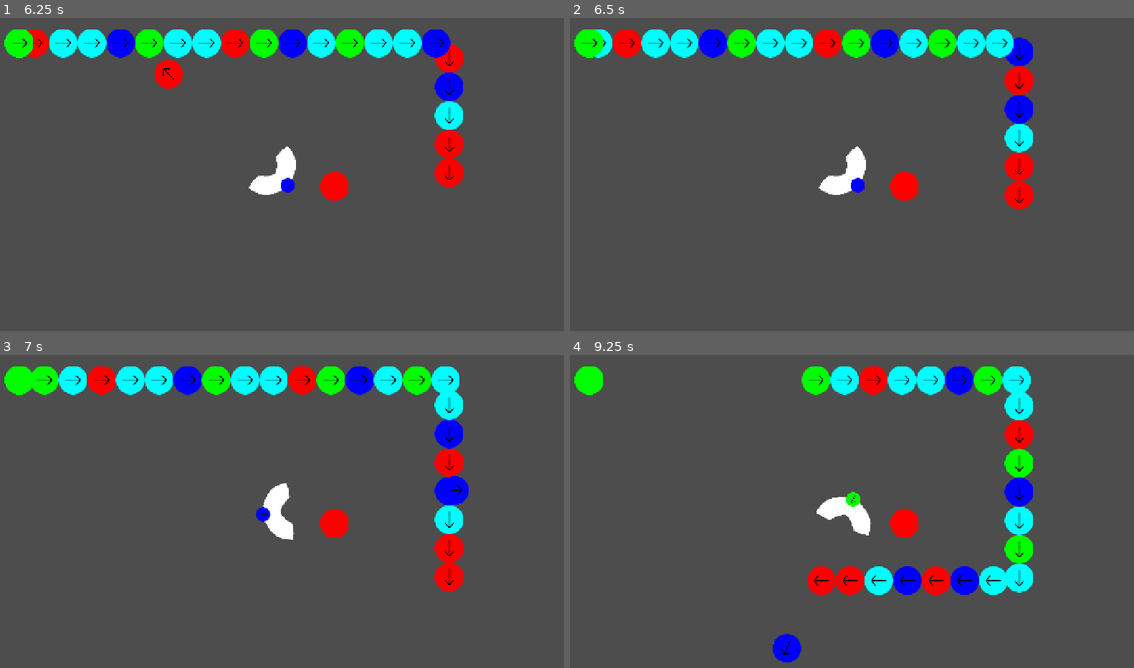
Above: before the commit, frames 1-4 (two rows, left to right).
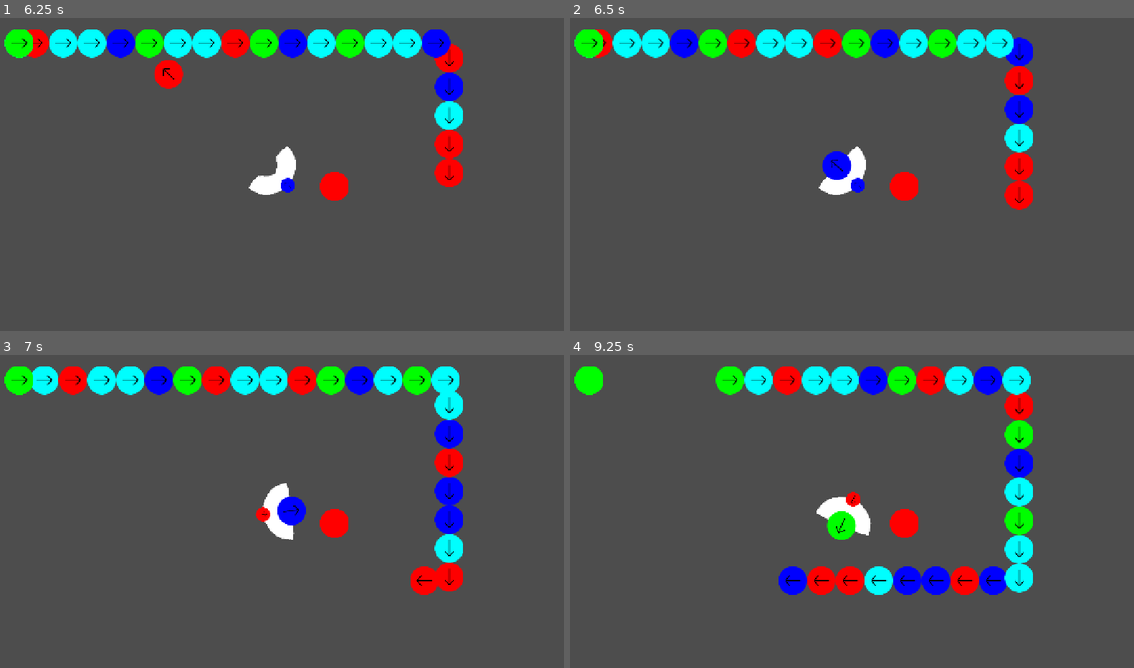
Above: after the commit, the same moments.

Repository: Ideal-Void/regulaean-regulation
Game: Godot game, scene res://scenes/level.tscn
Two runs of this game, one before a commit and one after it. Both use one fixed random seed, a clock stepped at 60 frames per second and the inputs below.
Inputs (mouse positions are in pixels of both pictures, inside the frame that each line leads up to):
- Up to frame 1 (6.25 s): tap Enter at 0.5 s; move the mouse to (406, 158) at 0.52 s; click (406, 158) at 0.6 s; move the mouse to (163, 190) at 1.27 s; right-click (163, 190) at 1.35 s; click (163, 190) at 1.42 s; move the mouse to (332, 105) at 2.02 s; click (332, 105) at 2.1 s; move the mouse to (248, 240) at 2.77 s; right-click (248, 240) at 2.85 s; click (248, 240) at 2.92 s; move the mouse to (451, 224) at 3.52 s; click (451, 224) at 3.6 s; move the mouse to (107, 127) at 4.27 s; right-click (107, 127) at 4.35 s; click (107, 127) at 4.42 s; move the mouse to (304, 174) at 5.02 s; click (304, 174) at 5.1 s; move the mouse to (191, 96) at 5.77 s; right-click (191, 96) at 5.85 s; click (191, 96) at 5.92 s
- Up to frame 2 (6.5 s): no input
- Up to frame 3 (7 s): move the mouse to (406, 495) at 6.52 s; click (406, 495) at 6.6 s
- Up to frame 4 (9.25 s): move the mouse to (733, 527) at 7.27 s; right-click (733, 527) at 7.35 s; click (733, 527) at 7.42 s; move the mouse to (902, 442) at 8.02 s; click (902, 442) at 8.1 s; move the mouse to (818, 577) at 8.77 s; right-click (818, 577) at 8.85 s; click (818, 577) at 8.92 s

Frame 1 is identical in both runs. In frame 2, 2.0% of the frame differs, in the area x 0-50%, y 3-52%; in frame 3, 4.0%; in frame 4, 7.9%, in the area x 25-83%, y 3-99%.

Commit message:
MARBLES NOW LAND IN THE CHAIN

Diff:
--- a/game.gd
+++ b/game.gd
@@ -8,6 +8,7 @@
 var difficulty_modifier : int = 0
 signal level_begin
 signal level_end
+signal marble_entering_chain
 
 # Called when the node enters the scene tree for the first time.
 func _ready():
--- a/scripts/marble.gd
+++ b/scripts/marble.gd
@@ -10,7 +10,6 @@
 var speed: int
 var chain_index = -1
 signal finished
-signal entering_chain
 
 func new_color():
 	return colors[randi_range(0,max_colors)]
@@ -36,11 +35,9 @@
 func _process(_delta: float) -> void:
 	pass
 
-func _on_area_entered(body: Area2D) -> void:
-	if body is Marble:
-		if body.state == "rolling" and state == "flying":
-			print("Hit!")
-			entering_chain.emit()
+func _on_area_entered(body: Marble) -> void:
+	if body.state == "rolling" and state == "flying":
+		Game.marble_entering_chain.emit(body, self)
 
 func _on_visible_on_screen_notifier_2d_screen_exited() -> void:
 	finished.emit()
--- a/scripts/marble_chain.gd
+++ b/scripts/marble_chain.gd
@@ -10,6 +10,7 @@
 # Called when the node enters the scene tree for the first time.
 func _ready() -> void:
 	Game.level_end.connect(_on_level_end)
+	Game.marble_entering_chain.connect(_on_entering_chain)
 	for i in range(randi_range(Game.difficulty_modifier*10+20,Game.difficulty_modifier*10+30)):
 		var newmarb := PathFollow2D.new()
 		var minimarb := marble.instantiate()
@@ -45,6 +46,28 @@
 	for marb in range(1, chain.size()):
 		chain[marb].progress = lead_progress - spacing * marb
 
+func _on_entering_chain(roller: Marble, flyer: Marble):
+	flyer.state = "rolling"
+	var newmarb := PathFollow2D.new()
+	newmarb.loop = false
+	await get_tree().process_frame
+	flyer.reparent(newmarb)
+	add_child(newmarb)
+	flyer.global_position = newmarb.global_position
+	flyer.global_rotation = newmarb.global_rotation
+	var insert_index = roller.chain_index
+	if insert_index < chain.size():
+		newmarb.progress = chain[insert_index].progress
+		if insert_index < chain.size()/2: # the chain will bump forward if shot in the front half, backward if back
+			for i in range(insert_index):
+				chain[i].progress += spacing
+	else: # adds to the very back of the line
+		newmarb.progress = chain.back().progress - spacing
+	chain.insert(insert_index, newmarb)
+	for i in range(chain.size()):
+		chain[i].get_child(0).chain_index = i
+	flyer.finished.emit()
+
 func _on_level_end(type : String):
 	if type == "loss":
 		Game.loss = true
